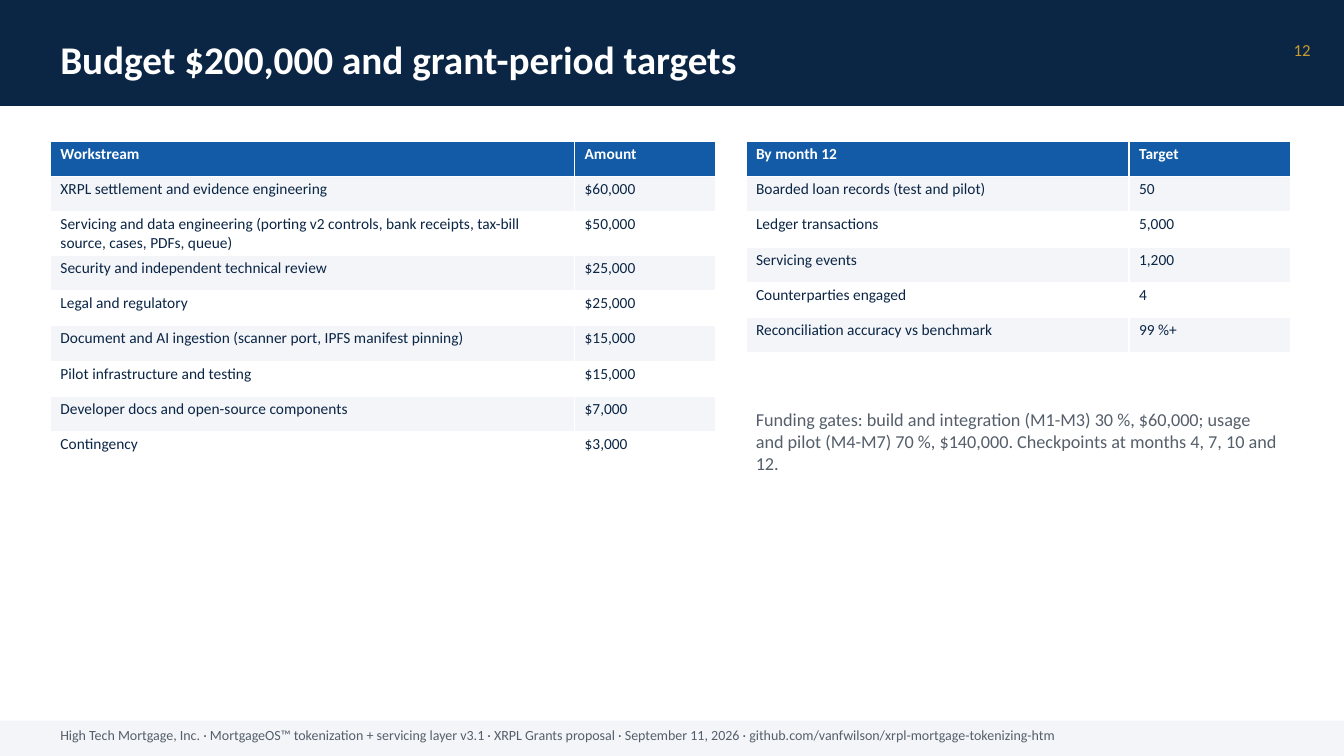
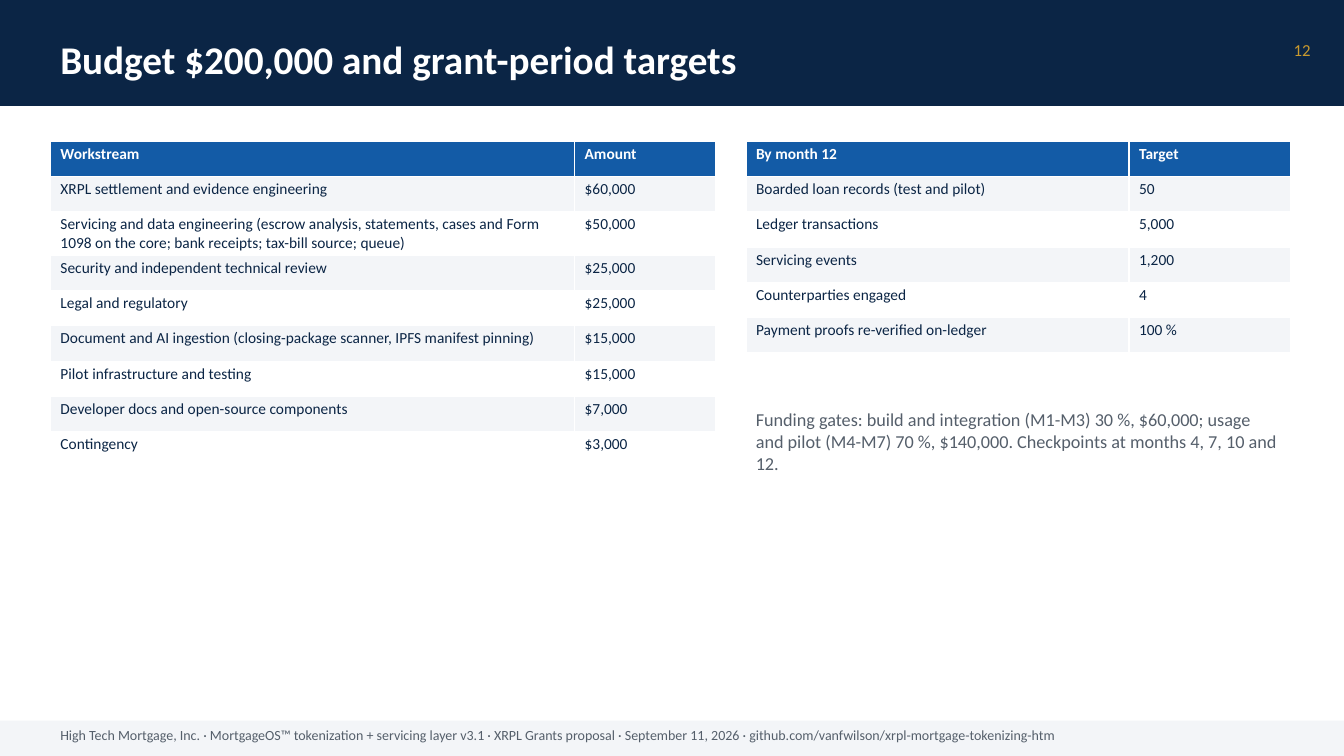
Before and after one commit to vanfwilson/xrpl-mortgage-tokenizing-htm, a slide deck: slide 12 of docs/grant-deck-2026-09-11.pptx. Drawn at 1344x756 pixels with LibreOffice and Linux fonts; fonts in the diff are those of the drawing. Boxes give left, top, right and bottom in pixels: in the first picture for what was removed or moved away, otherwise in the second. Text is boxed around its words. In the diff, an @@ line names an element or a change of style, - is before the commit and + after.

```diff
--- a/docs/grant-deck-2026-09-11.pptx
+++ b/docs/grant-deck-2026-09-11.pptx
@@ table at [50,141,716,459] @@
-row 3, column 1: Servicing and data engineering (porting v2 controls, bank receipts, tax-bill source, cases, PDFs, queue)
+row 3, column 1: Servicing and data engineering (escrow analysis, statements, cases and Form 1098 on the core; bank receipts; tax-bill source; queue)
-row 6, column 1: Document and AI ingestion (scanner port, IPFS manifest pinning)
+row 6, column 1: Document and AI ingestion (closing-package scanner, IPFS manifest pinning)
@@ table at [746,141,1291,353] @@
-row 6, column 1: Reconciliation accuracy vs benchmark
+row 6, column 1: Payment proofs re-verified on-ledger
-row 6, column 2: 99 %+
+row 6, column 2: 100 %
```
Also in this commit, not shown: 10 other slides changed, 5 other files.
